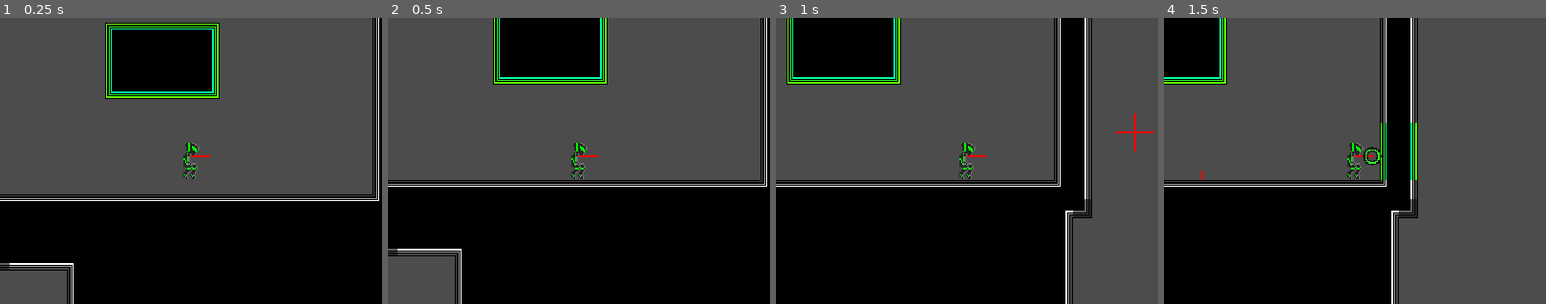
Above: before the commit, frames 1-4 (left to right).
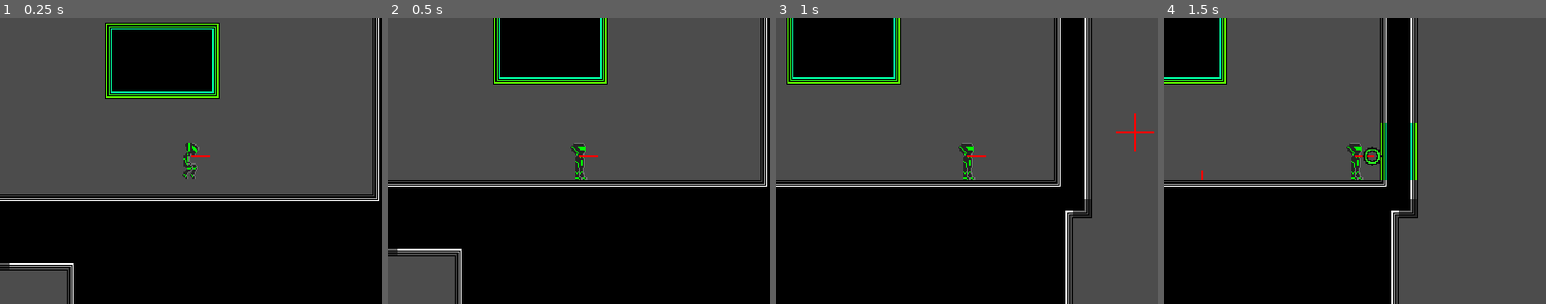
Above: after the commit, the same moments.

Repository: emmawithanE/Frisbee
Game: Godot game, scene res://scenes/World.tscn
The game is run twice, just before and just after one commit, with the same random seed, the same clock (stepped at 60 frames per second) and the same inputs.
Inputs (mouse positions are % of the whole screen's width and height, from its top left):
- Up to frame 1 (0.25 s): no input
- Up to frame 2 (0.5 s): no input
- Up to frame 3 (1 s): move the mouse to (72, 45) at 0.52 s; hold Right (ui_right) from 0.53 s (still down); tap R (dash) at 0.6 s; tap Up (ui_up) at 0.77 s
- Up to frame 4 (1.5 s): keep holding Right (ui_right); move the mouse to (30, 55) at 1.27 s; click (30, 55) at 1.35 s
The pictures show only the part of the screen within x 25-75%, y 25-75%; the shares and areas given below are measured in that part.

Frame 1 is identical in both runs. In frame 2, 0.3% of the frame differs, in the area x 47-53%, y 43-57%; in frame 3, 0.3%; in frame 4, 0.3%.

Commit message:
fixup after rebase

Diff:
--- a/scenes/Player.gd
+++ b/scenes/Player.gd
@@ -64,7 +64,7 @@
 			$Sprite.set_frame_coords(Vector2(3, colour - 1))
 			$Sprite.rotation = vel.angle() - PI/2
 		_:
-			if is_on_floor():
+			if on_floor:
 				$Sprite.set_frame_coords(Vector2(0, colour - 1))
 			else:
 				$Sprite.set_frame_coords(Vector2(1, colour - 1))
@@ -151,7 +151,7 @@
 				bounced = false
 			if coll.normal.y > 0:
 				if dash_state == DashState.Dash:
-					dash_state = DashState.NoDash
+					end_dash()
 			remaining_force = coll.remainder
 			remaining_force += (remaining_force*coll.normal).length()*coll.normal
 			if (coll.collider.has_method("bouncy")) && coll.collider.bouncy(self, coll):
@@ -174,14 +174,16 @@
 		_:
 			assert(false, "shooting state=" + str(shooting_state) + " when timer ended")
 
+func end_dash():
+	dash_state = DashState.NoDash
+	$Sprite.set_frame_coords(Vector2(1, colour - 1))
+	$Sprite.rotation = 0
+	$DashTimer.start(DASH_BACKSWING_LENGTH)
+	print("setting dash to backswing")
 func dash_timeout():
 	match dash_state:
 		DashState.Dash:
-			dash_state = DashState.NoDash
-			$Sprite.set_frame_coords(Vector2(1, colour - 1))
-			$Sprite.rotation = 0
-			$DashTimer.start(DASH_BACKSWING_LENGTH)
-			print("setting dash to backswing")
+			end_dash()
 		DashState.NoDash:
 			print("setting dash to ready")
 			dash_state = DashState.Ready
--- a/scenes/TilesRedLine.tres
+++ b/scenes/TilesRedLine.tres
@@ -579,3 +579,123 @@
 "shape_transform": Transform2D( 1, 0, 0, 1, 0, 0 )
 } ]
 2/z_index = 0
+3/name = "2x2autotilecolours.png 3"
+3/texture = ExtResource( 2 )
+3/tex_offset = Vector2( 0, 0 )
+3/modulate = Color( 1, 1, 1, 1 )
+3/region = Rect2( 128, 0, 64, 64 )
+3/tile_mode = 1
+3/autotile/bitmask_mode = 0
+3/autotile/bitmask_flags = [ Vector2( 0, 1 ), 325, Vector2( 0, 2 ), 65, Vector2( 0, 3 ), 320, Vector2( 1, 0 ), 257, Vector2( 1, 1 ), 68, Vector2( 1, 2 ), 5, Vector2( 1, 3 ), 260, Vector2( 2, 0 ), 256, Vector2( 2, 1 ), 4, Vector2( 2, 2 ), 69, Vector2( 2, 3 ), 321, Vector2( 3, 0 ), 64, Vector2( 3, 1 ), 1, Vector2( 3, 2 ), 261, Vector2( 3, 3 ), 324 ]
+3/autotile/icon_coordinate = Vector2( 0, 0 )
+3/autotile/tile_size = Vector2( 16, 16 )
+3/autotile/spacing = 0
+3/autotile/occluder_map = [  ]
+3/autotile/navpoly_map = [  ]
+3/autotile/priority_map = [  ]
+3/autotile/z_index_map = [  ]
+3/occluder_offset = Vector2( 0, 0 )
+3/navigation_offset = Vector2( 0, 0 )
+3/shape_offset = Vector2( 0, 0 )
+3/shape_transform = Transform2D( 1, 0, 0, 1, 0, 0 )
+3/shape = SubResource( 57 )
+3/shape_one_way = false
+3/shape_one_way_margin = 1.0
+3/shapes = [ {
+"autotile_coord": Vector2( 0, 0 ),
+"one_way": false,
+"one_way_margin": 1.0,
+"shape": SubResource( 57 ),
+"shape_transform": Transform2D( 1, 0, 0, 1, 0, 0 )
+}, {
+"autotile_coord": Vector2( 1, 0 ),
+"one_way": false,
+"one_way_margin": 1.0,
+"shape": SubResource( 58 ),
+"shape_transform": Transform2D( 1, 0, 0, 1, 0, 0 )
+}, {
+"autotile_coord": Vector2( 2, 0 ),
+"one_way": false,
+"one_way_margin": 1.0,
+"shape": SubResource( 59 ),
+"shape_transform": Transform2D( 1, 0, 0, 1, 0, 0 )
+}, {
+"autotile_coord": Vector2( 3, 0 ),
+"one_way": false,
+"one_way_margin": 1.0,
+"shape": SubResource( 60 ),
+"shape_transform": Transform2D( 1, 0, 0, 1, 0, 0 )
+}, {
+"autotile_coord": Vector2( 3, 1 ),
+"one_way": false,
+"one_way_margin": 1.0,
+"shape": SubResource( 61 ),
+"shape_transform": Transform2D( 1, 0, 0, 1, 0, 0 )
+}, {
+"autotile_coord": Vector2( 2, 1 ),
+"one_way": false,
+"one_way_margin": 1.0,
+"shape": SubResource( 62 ),
+"shape_transform": Transform2D( 1, 0, 0, 1, 0, 0 )
+}, {
+"autotile_coord": Vector2( 1, 1 ),
+"one_way": false,
+"one_way_margin": 1.0,
+"shape": SubResource( 63 ),
+"shape_transform": Transform2D( 1, 0, 0, 1, 0, 0 )
+}, {
+"autotile_coord": Vector2( 0, 1 ),
+"one_way": false,
+"one_way_margin": 1.0,
+"shape": SubResource( 64 ),
+"shape_transform": Transform2D( 1, 0, 0, 1, 0, 0 )
+}, {
+"autotile_coord": Vector2( 0, 2 ),
+"one_way": false,
+"one_way_margin": 1.0,
+"shape": SubResource( 65 ),
+"shape_transform": Transform2D( 1, 0, 0, 1, 0, 0 )
+}, {
+"autotile_coord": Vector2( 1, 2 ),
+"one_way": false,
+"one_way_margin": 1.0,
+"shape": SubResource( 66 ),
+"shape_transform": Transform2D( 1, 0, 0, 1, 0, 0 )
+}, {
+"autotile_coord": Vector2( 2, 2 ),
+"one_way": false,
+"one_way_margin": 1.0,
+"shape": SubResource( 67 ),
+"shape_transform": Transform2D( 1, 0, 0, 1, 0, 0 )
+}, {
+"autotile_coord": Vector2( 3, 2 ),
+"one_way": false,
+"one_way_margin": 1.0,
+"shape": SubResource( 68 ),
+"shape_transform": Transform2D( 1, 0, 0, 1, 0, 0 )
+}, {
+"autotile_coord": Vector2( 3, 3 ),
+"one_way": false,
+"one_way_margin": 1.0,
+"shape": SubResource( 69 ),
+"shape_transform": Transform2D( 1, 0, 0, 1, 0, 0 )
+}, {
+"autotile_coord": Vector2( 2, 3 ),
+"one_way": false,
+"one_way_margin": 1.0,
+"shape": SubResource( 70 ),
+"shape_transform": Transform2D( 1, 0, 0, 1, 0, 0 )
+}, {
+"autotile_coord": Vector2( 1, 3 ),
+"one_way": false,
+"one_way_margin": 1.0,
+"shape": SubResource( 71 ),
+"shape_transform": Transform2D( 1, 0, 0, 1, 0, 0 )
+}, {
+"autotile_coord": Vector2( 0, 3 ),
+"one_way": false,
+"one_way_margin": 1.0,
+"shape": SubResource( 72 ),
+"shape_transform": Transform2D( 1, 0, 0, 1, 0, 0 )
+} ]
+3/z_index = 0
